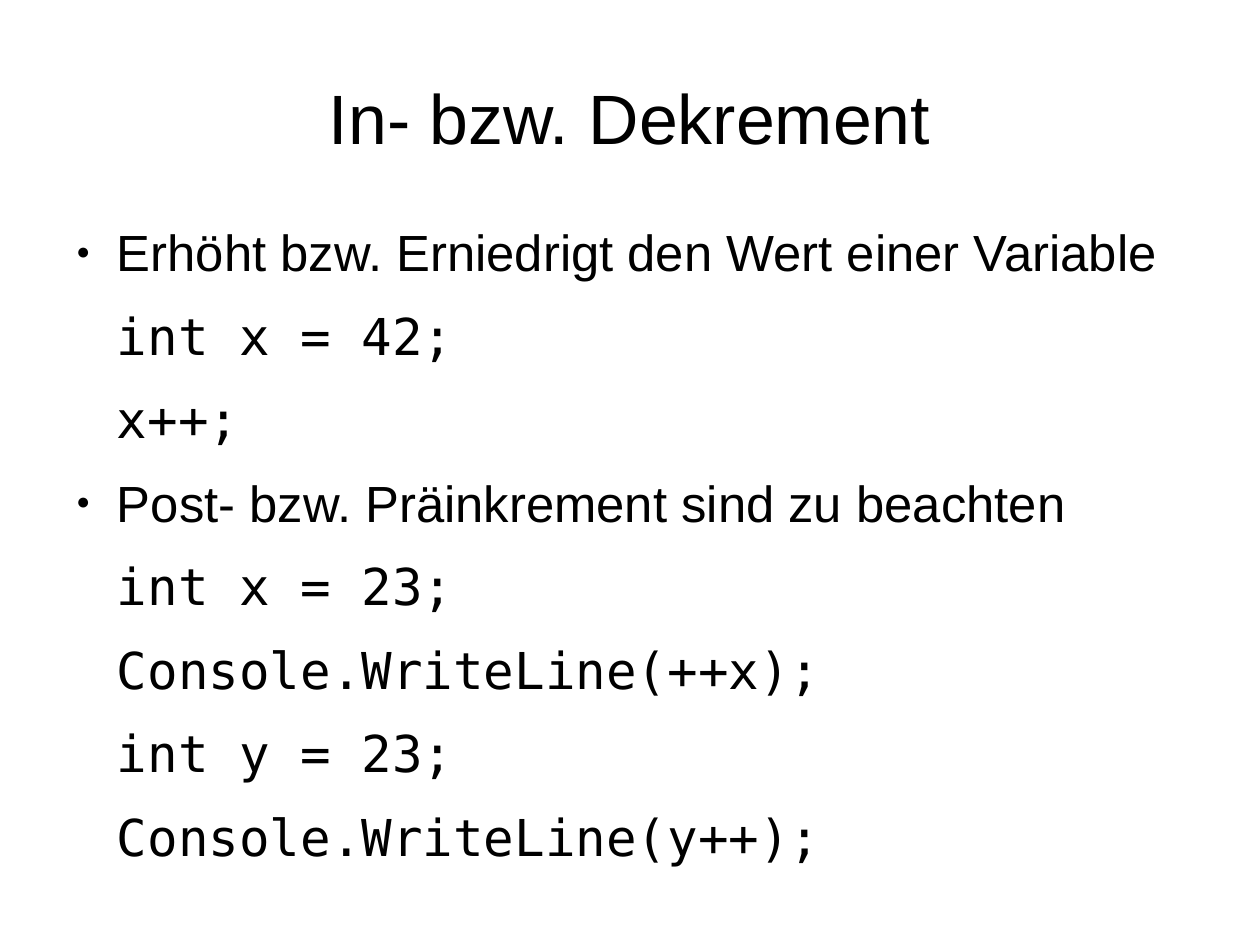
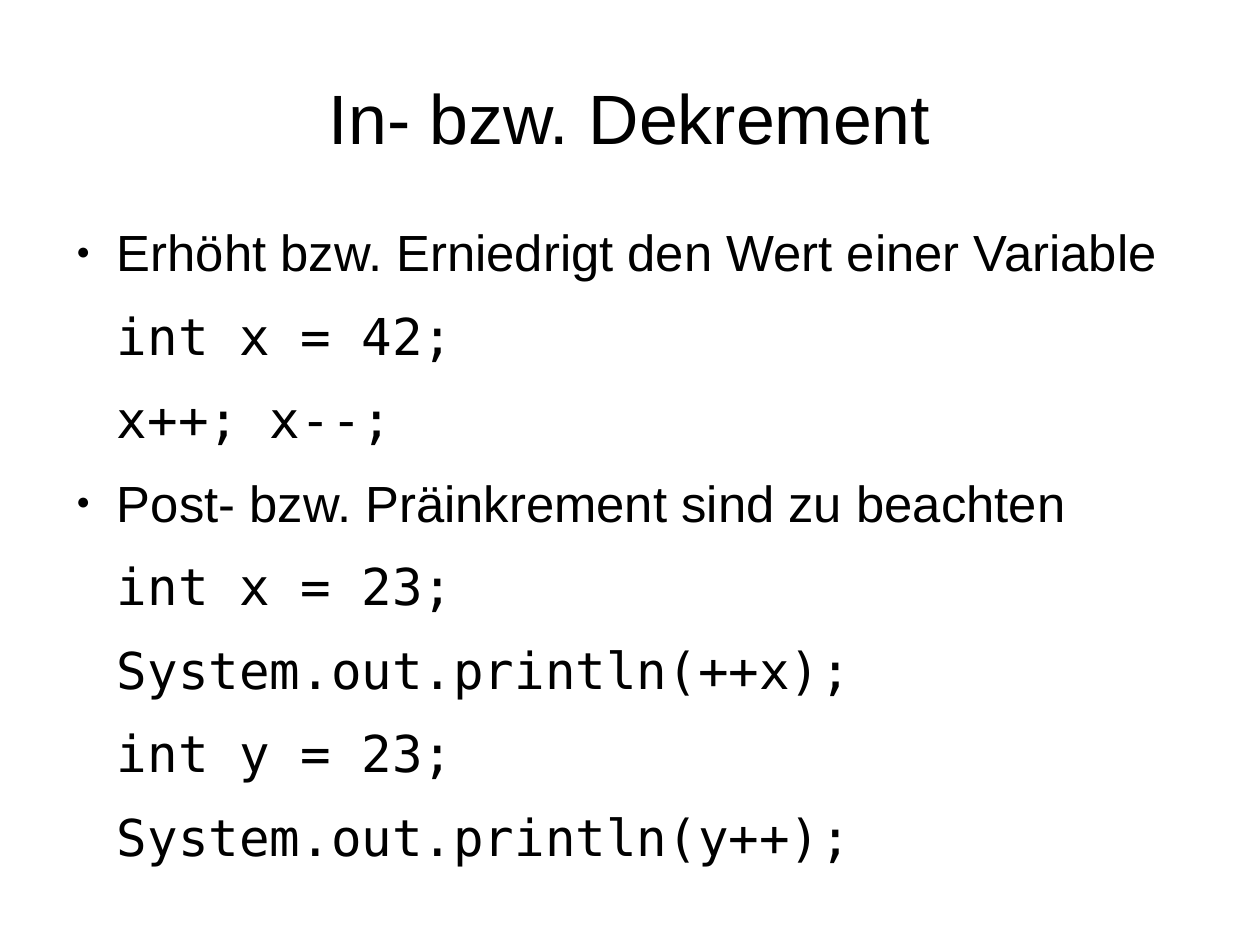
Before and after one commit to phdu/vorkurs, a slide deck: slide 19 of Tag_1/folien_tag_1.odp. Drawn at 1260x945 pixels with LibreOffice and Linux fonts; fonts in the diff are those of the drawing. Boxes give left, top, right and bottom in pixels: in the first picture for what was removed or moved away, otherwise in the second. Text is boxed around its words. In the diff, an @@ line names an element or a change of style, - is before the commit and + after.

```diff
--- a/Tag_1/folien_tag_1.odp
+++ b/Tag_1/folien_tag_1.odp
@@ text at (117,409,392,445): text changed @@
-x++;
+x++; x--;
@@ text at (117,650,851,700): text changed @@
-Console.WriteLine(++x);
+System.out.println(++x);
@@ text at (117,817,851,867): text changed @@
-Console.WriteLine(y++);
+System.out.println(y++);
```
Also in this commit, not shown: 11 other slides changed.
